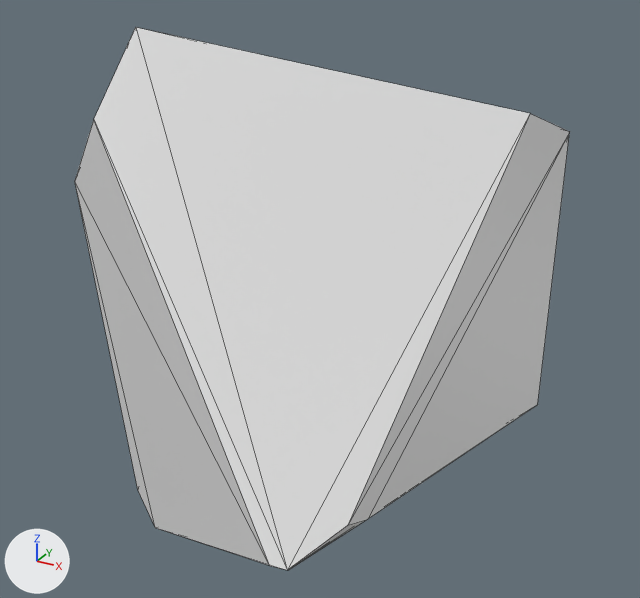
The OBJ model assets/pieces/daikon_train/daikon_0042.obj, before and after one commit.
Before and after are seen from a 50 mm lens placed at (0.0238, -0.0411, 0.0215), pointed at (0.0019, -0.0013, 0.0016). The lights are fixed; the arrows at lower left show +X, +Y and +Z. The first picture is the older version. Mesh edges are drawn as thin lines. Where no turn or scale is listed for an object, it has been applied to the vertices.

In view in the first picture: 'daikon_0042'.
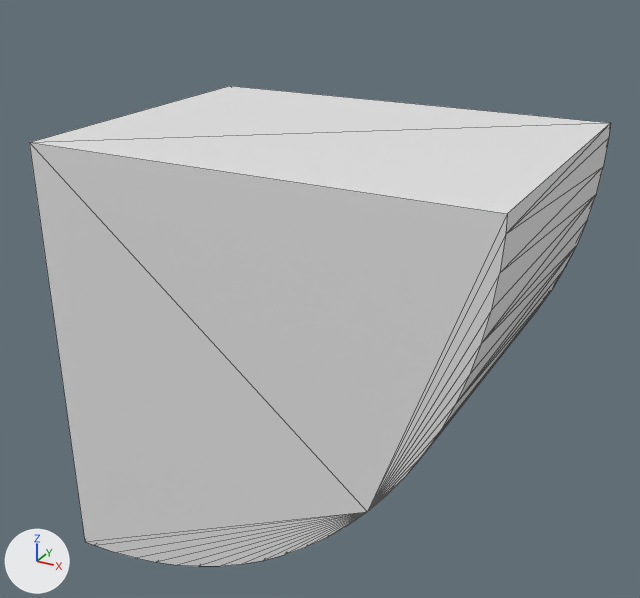
Pixel boxes (x1, y1, x2, y2) of what changed, in the pictures (640 x 598 px):
'daikon_0042', reshaped (18% wider, 12% shorter)
    before: (75, 27, 570, 570)
    after: (29, 86, 611, 566)

What changed in the scene script:
```text
Change me_daikon_0042:
    used by ob_daikon_0042; location = (0.0, 0.0, 0.0)
    remove me_daikon_0042.from_pydata(...)  # 20 vertices, 36 faces; spans x -0.0125..0.0122, y -0.0143..0.0092, z -0.016..0.016
    add me_daikon_0042.from_pydata(...)  # 54 vertices, 104 faces; spans x -0.0108..0.0144, y -0.0091..0.0091, z -0.0146..0.0108
    me_daikon_0042 part 1: the whole mesh is rebuilt
```
